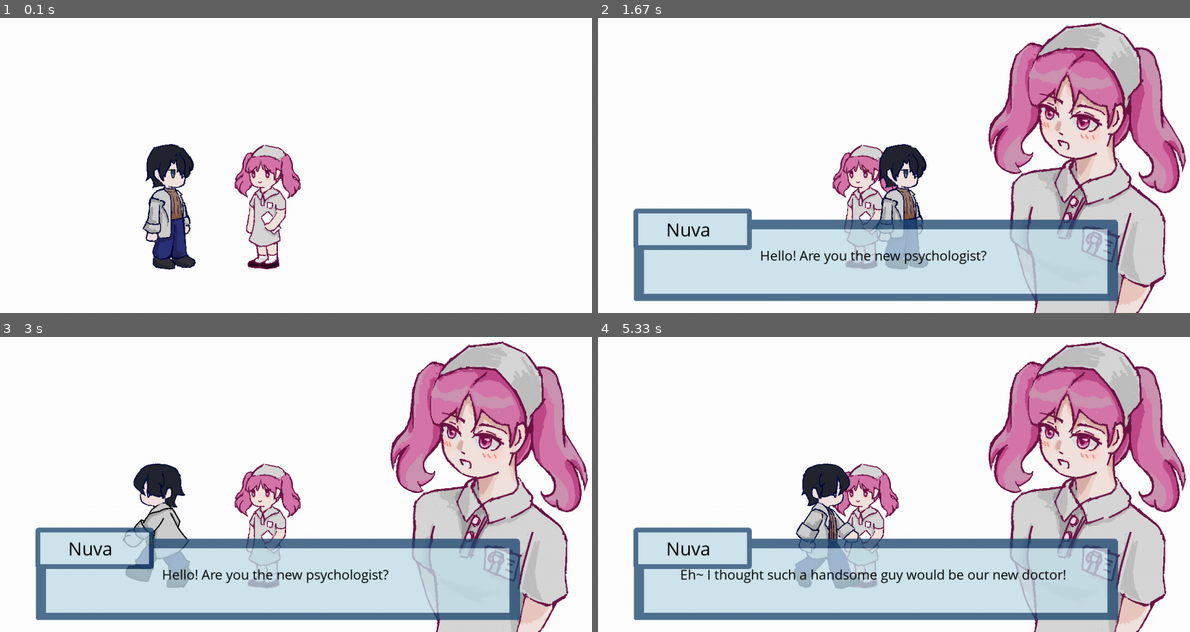
Above: before the commit, frames 1-4 (two rows, left to right).
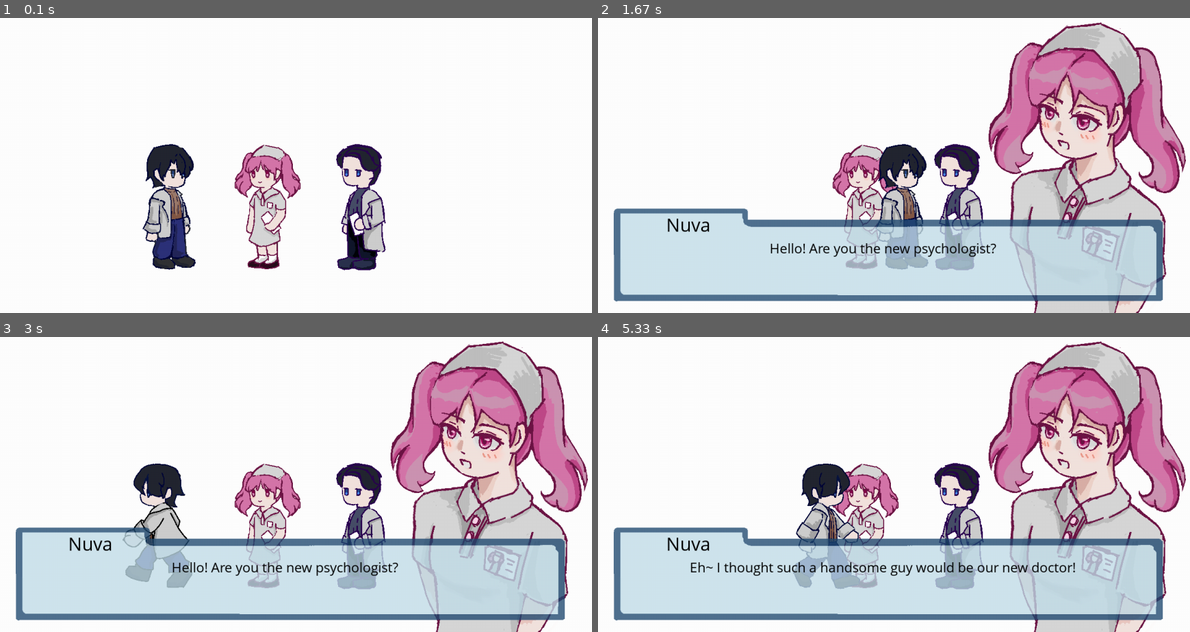
Above: after the commit, the same moments.

Repository: JoyYU271/2510-CSP1123-3-09
Game: pygame game, started from Dialogue.py
Same seed, same stepped clock (60 frames per second), same inputs: the game is played once before the commit and once after it.
Inputs:
- Up to frame 1 (0.1 s): no input
- Up to frame 2 (1.67 s): hold D 0.33-0.8 s; tap Space at 0.83 s; hold Space 1.17-1.63 s; hold D 1.17-1.63 s
- Up to frame 3 (3 s): hold A 1.67-2.13 s; hold A 2.17-2.7 s; hold A from 2.73 s (still down)
- Up to frame 4 (5.33 s): release A at 3.13 s; hold D 3.17-3.8 s; tap Space at 3.83, 4.57, 4.87, 5.07 s; tap E at 4.17 s; hold A 4.5-4.97 s; hold D from 5 s (still down)

The runs differ from the first frame. In frame 1, 2.6% of the frame differs, in the area x 56-66%, y 42-86%; in frame 2, 7.9%; in frame 3, 7.9%; in frame 4, 8.5%, in the area x 2-96%, y 42-97%.

Commit message:
add dialog dean

Diff:
--- a/Dialogue.py
+++ b/Dialogue.py
@@ -36,9 +36,22 @@
 class dialog:
     def __init__(self,npc,player):
         super().__init__()
-        self.dialog_box_img = pygame.image.load("picture/Character Dialogue/dialog box.png").convert_alpha()
+        self.dialog_box_img = pygame.image.load("picture/Character Dialogue/dialog boxxx.png").convert_alpha()
         self.dialog_box_img.set_alpha(200)
-        self.portrait = pygame.image.load("picture/Character Dialogue/Nurse.png").convert_alpha()
+
+        if npc.name == "Nuva":
+             self.portrait = pygame.image.load("picture/Character Dialogue/Nurse.png").convert_alpha()
+        elif npc.name == "Dean":
+            self.portrait = pygame.image.load("picture/Character Dialogue/Dean.png").convert_alpha()
+        elif npc.name == "Zheng":
+            self.portrait = pygame.image.load("picture/Character Dialogue/Patient1.png").convert_alpha()
+        elif npc.name == "Emma":
+            self.portrait = pygame.image.load("picture/Character Dialogue/Patient2.png").convert_alpha()
+        elif npc.name == "John":
+            self.portrait = pygame.image.load("picture/Character Dialogue/Patient3.png").convert_alpha()
+        elif npc.name == "Police":
+            self.portrait = pygame.image.load("picture/Character Dialogue/Police.png").convert_alpha()
+
         self.player_portrait = pygame.image.load("picture/Character Dialogue/Doctor.png").convert_alpha()
 
         self.player = player
@@ -49,9 +62,8 @@
      #dialogue setting
         self.current_story = "chapter_1" #default chapter
         self.story_data = self.npc_data.get(self.current_story,[])
-
-
         self.step = 0 # present current sentence
+        self.shown_dialogues = {}
 
 
 
@@ -65,11 +77,18 @@
         self.option_selected = 0
         self.talking = False # is it talking
 
+        self.key_w_released = True
+        self.key_s_released = True
+        self.key_e_released = True
+
+        self.shown_dialogues = {}
+
 
       # update dialog status
     def update(self):
         if self.talking and self.step < len(self.story_data):
              entry = self.story_data[self.step]
+
              text = entry.get("text","")
 
              if "choice" in entry :
@@ -109,14 +128,30 @@
 
            #calculate max midth for text inside
            #adjust values based on dialog box size
-           text_max_width = self.dialog_box_img.get_width() - 150 #50 pixel padding each side
+           text_max_width = self.dialog_box_img.get_width() - 300 #pixel padding each side
+
+           if speaker == "npc":
+                portrait = self.portrait
+                name_to_display = self.npc.name
+                portrait_pos =(dialog_x + 800,dialog_y - 400)
+           else:
+                portrait = self.player_portrait
+                name_to_display = "You"
+                portrait_pos = (dialog_x +20,dialog_y - 400)
+
+            #draw Character portraits
+           screen.blit(portrait,portrait_pos)
+
+           screen.blit(self.dialog_box_img, (dialog_x, dialog_y))
+
+              #draw Npc name above the small dialog box
+           name_to_display = self.npc.name if speaker == "npc" else self.player.name
+           draw_text(screen,name_to_display,40,(0,0,0),dialog_x + 200, dialog_y + 10)
 
            if "choice" in entry:
              max_options_display = 3
 
              dialog_center_x = dialog_x + self.dialog_box_img.get_width()// 2
-
-
 
              for i , option in enumerate(entry["choice"][:max_options_display]):
                      color = (255,0,0) if i == self.option_selected else (0,0,0)
@@ -124,28 +159,6 @@
                      if option_y < screen.get_height() - 40:
                       draw_text(screen, option["option"],30,color,dialog_center_x,option_y,center= True)
 
-
-           else:
-
-             if speaker == "npc":
-                portrait = self.portrait
-                name_to_display = self.npc.name
-                portrait_pos =(dialog_x + 800,dialog_y - 400)
-             else:
-                portrait = self.player_portrait
-                name_to_display = "You"
-                portrait_pos = (dialog_x +20,dialog_y - 400)
-
-           #draw Character portraits
-             screen.blit(portrait,portrait_pos)
-
-           #draw dialog box
-           screen.blit(self.dialog_box_img,(dialog_x,dialog_y))
-
-
-           #draw Npc name above the small dialog box
-           name_to_display = self.npc.name if speaker == "npc" else self.player.name
-           draw_text(screen,name_to_display,40,(0,0,0),dialog_x + 200 , dialog_y + 20)
 
            # words come out one by one effect
            current_time = pygame.time.get_ticks()
@@ -156,49 +169,61 @@
                      self.last_time = current_time
 
 
-           draw_text(screen,self.displayed_text,30,(0,0,0),dialog_x + self.dialog_box_img.get_width()//2 - 20 ,dialog_y + self.dialog_box_img.get_height()//2 ,center = True,max_width=text_max_width)
+           draw_text(screen,self.displayed_text,30,(0,0,0),dialog_x + self.dialog_box_img.get_width()//2  ,dialog_y + self.dialog_box_img.get_height()//2 - 15 ,center = True,max_width=text_max_width)
 
 
     def handle_option_selection(self,keys):
         if (self.talking and self.options and self.step <len(self.story_data) and self.letter_index >= len(self.story_data[self.step].get("text",""))):
                    option_key_pressed = False
-                   if keys[pygame.K_w]:
+                   if keys[pygame.K_w] and self.key_w_released:
                       self.option_selected = (self.option_selected - 1) % len(self.options)
-                      option_key_pressed = True
-
-                   if keys[pygame.K_s]:
+                      self.key_w_released = False
+                   if not keys[pygame.K_w]:
+                       self.key_w_released = True
+
+                   if keys[pygame.K_s] and self.key_s_released:
                       self.option_selected = (self.option_selected + 1) % len(self.options)
-                      option_key_pressed = True
-                   if keys[pygame.K_e]:
+                      self.key_s_released = False
+                   if not keys[pygame.K_s]:
+                       self.key_s_released = True
+
+                   if keys[pygame.K_e] and self.key_e_released:
                       selected_option = self.options[self.option_selected]
                       next_target = selected_option["next"]
 
                       if isinstance(next_target,int):
                          self.step = next_target
                       else:
-                         self.story_data = self.npc_data.get(next_target,[])
-                         self.step = 0
+                         self.load_dialogue(self.npc_name, next_target)
 
                       self.options =[]
                       self.reset_typing()
-                   if option_key_pressed:
-                       pygame.time.delay(50)
+                      self.key_e_released = False
+                   if not keys[pygame.K_e]:
+                       self.key_e_released = True
+
 
     def handle_space(self,keys):
          if not self.talking:
               self.talking = True
-              self.step = 0
-              self.reset_typing()
+
+              self.load_dialogue(self.npc_name,self.current_story)
               return
 
          if self.step <len(self.story_data):
               entry = self.story_data[self.step]
               text = entry.get("text","")
+              if "shown" in entry and entry["shown"] == False:
+                  dialogue_id = f"{self.npc_name}_{self.current_story}_{self.step}"
+                  self.shown_dialogues[dialogue_id] = True
+
+
 
               if self.letter_index <len (text):
                    self.letter_index = len(text)
                    self.displayed_text = text
 
+
               else:
                    if self.options:
                      pass
@@ -212,9 +237,12 @@
 
                           self.step = next_target
                       else:
+
+                          self.current_story = next_target
                           self.story_data = self.npc_data.get(next_target,[])
                           self.step = 0
-                      self.reset_typing()
+                          self.load_dialogue(self.npc_name, next_target)
+                          self.reset_typing()
 
                     else:
                         self.step += 1
@@ -223,6 +251,23 @@
                             self.step = 0
                         else:
                            self.reset_typing()
+
+    def load_dialogue(self,npc_name,chapter):
+        self.npc_name = npc_name
+        self.npc_data = all_dialogues.get(self.npc_name,{})
+        self.current_story = chapter
+        self.story_data = self.npc_data.get(self.current_story,[])
+
+        filtered_story_data = []
+        for i,entry in enumerate(self.story_data):
+            dialogue_id = f"{self.npc_name}_{self.current_story}_{i}"
+
+            if "shown" not in entry or entry["shown"] != False or dialogue_id not in self.shown_dialogues:
+                filtered_story_data.append(entry)
+
+        self.story_data = filtered_story_data
+        self.step = 0
+        self.reset_typing()
 
 
 
@@ -281,19 +326,70 @@
 
 
 
-#===========Nuva==============
+#===========NPCs==============
 
 class NPC(pygame.sprite.Sprite):
-    def __init__(self,x,y,name = "Nuva"):
+    def __init__(self,x,y,name,image_path = None):
         super().__init__()
-        self.image = pygame.image.load('picture/Character QQ/Nurse idle.png').convert_alpha()
+
+        if image_path is None:
+            if name == "Nuva":
+                image_path = 'picture/Character QQ/Nurse idle.png'
+            elif name == "Dean":
+                image_path = 'picture/Character QQ/Dean idle.png'
+            elif name == "Zheng":
+                image_path = 'picture/Character QQ/Zheng idle.png'
+            elif name =="Emma":
+                image_path = 'picture/Character QQ/Emma idle.png'
+            elif name == "John":
+                image_path = 'picture/Character QQ/John idle.png'
+            elif name =="Police":
+                image_path = 'picture/Character QQ/Police idle.png'
+
+
+        self.image = pygame.image.load(image_path).convert_alpha()
         self.world_pos = pygame.Vector2(x,y) #for world coordinate
         self.rect = self.image.get_rect()
         self.rect.center = (x,y)
         self.name = name
 
-npc = NPC(600,500)
-dialogue = dialog(npc,player)
+# to manage multiples NPCs
+class NPCManager:
+    def __init__(self):
+        self.npcs = []
+
+    def add_npc(self,npc):
+        self.npcs.append(npc)
+
+    def get_nearest_npc(self,player):
+        nearest_npc = None
+        min_distance = float('inf')
+
+        for npc in self.npcs:
+
+            if npc.rect.colliderect(player.rect):
+
+                dx = npc.rect.centerx - player.rect.centerx
+                dy = npc.rect.centery - player.rect.centery
+                distance = (dx**2 + dy**2)**0.5
+
+                if distance< min_distance:
+                    min_distance = distance
+                    nearest_npc = npc
+        return nearest_npc
+
+
+npc_manager = NPCManager()
+
+nuva = NPC(600,500,"Nuva")
+dean = NPC(800,500,"Dean")
+
+current_dialogue = None
+
+npc_manager.add_npc(nuva)
+npc_manager.add_npc(dean)
+
+current_dialogue = None
 
 
 run = True
@@ -302,32 +398,42 @@
           draw_bg(screen)
           is_moving = player.move(moving_left,moving_right)
           player.update_animation(is_moving)
-          screen.blit(npc.image,npc.rect)
+
+          for npc in npc_manager.npcs:
+              screen.blit(npc.image,npc.rect)
+
           player.draw(screen)
 
           moving_left,moving_right,run =  keyboard_input(moving_left, moving_right, run)
+
+
+          nearest_npc = npc_manager.get_nearest_npc(player)
 
           #=====space======
           keys = pygame.key.get_pressed()
-          if npc.rect.colliderect(player.rect) or dialogue.talking:
-
-           if keys[pygame.K_SPACE] and space_released:
-               space_released = False
-               dialogue.handle_space(keys)
-
-           dialogue.handle_option_selection(keys)
-
-
-           if not keys[pygame.K_SPACE]:
-                space_released = True
-          else :
-               dialogue.talking = False
-               dialogue.options =[]
-
-
-          if dialogue.talking:
-              dialogue.update()
-              dialogue.draw(screen)
+          if nearest_npc or (current_dialogue and current_dialogue.talking):
+              if nearest_npc and (current_dialogue is None or current_dialogue.npc != nearest_npc):
+                  current_dialogue = dialog(nearest_npc,player)
+
+              if keys[pygame.K_SPACE] and space_released:
+                  space_released = False
+                  if current_dialogue:
+                     current_dialogue.handle_space(keys)
+
+              if current_dialogue:
+                 current_dialogue.handle_option_selection(keys)
+
+
+              if not keys[pygame.K_SPACE]:
+                  space_released = True
+          elif current_dialogue:
+               current_dialogue.talking = False
+               current_dialogue.options = []
+
+
+          if current_dialogue and current_dialogue.talking:
+              current_dialogue.update()
+              current_dialogue.draw(screen)
 
           pygame.display.update()
           clock.tick(FPS)
--- a/NPC_dialog/NPC.json
+++ b/NPC_dialog/NPC.json
@@ -30,11 +30,92 @@
     ],
 
     "chapter_1_common":[
-        {"speaker" :"npc","text":"I’m Nuva, the receptionist nurse. If you have any questions, feel free to ask me—your senior!"},
-        {"speaker" :"player","text":"Got it."},
-        {"speaker" :"npc","text":"Oh, by the way, already have a patient booked a session with you for today. She is waiting in your office, you can head over when you are ready"}
+        {"speaker" :"npc","text":"I’m Nuva, the receptionist nurse. If you have any questions, feel free to ask me—your senior!","shown": false},
+        {"speaker" :"player","text":"Got it.","shown": false},
+        {"speaker" :"npc","text":"Oh, by the way, already have a patient booked a session with you for today."},
+        {"speaker" :"npc","text":"She is waiting in your office, you can head over when you are ready"}
+
 
 
     ]
- }
+ },
+  "Dean":{
+    "chapter_1":[
+        {"speaker" :"player","text":"(So this is the clinic…...)","shown": false},
+        {"speaker" :"npc","text":"It is 8:10 a.m. You're 50 minutes early.","shown": false},
+        {"speaker" :"player","text":"I just wanted to familiarize myself with the environment…...Father.","shown": false},
+        {"speaker" :"narrator","text":"(When you called him 'Father' you notice his brow furrow slightly.)","shown": false},
+        {"speaker" :"npc","text":"In the clinic, we are considered superior and subordinate. Try not to call me ‘Father’ here.","shown": false},
+        {"speaker" :"npc","text":"I should go now, I have a meeting to attend. Feel free to look around your own.","shown": false},
+        {"speaker" :"narrator","text":"(He exits the clinic.)","shown": false},
+        {"speaker" :"player","text":"(Before exploring, I should send a message to mom.)","shown": false},
+        {"speaker" :"player","text":"(You take out your phone and open the chat with your mother.)","shown": false},
+        {"speaker" :"narrator","text":"(However,the chat is filled with your own messages.She doesn't read or reply to them.) ","shown": false},
+        {"speaker" :"narrator","text":"(You have had been in the habit of updating her ever since your father said she left home.)","shown": false},
+        {"speaker" :"narrator","text":"(From what you ate for lunch, to the friends you've made or your choice of major—every little story is in this chat.)","shown": false},
+        {"speaker" :"narrator","text":"(What you truly hope for, is her response, and maybe an explanation, nothing more.)","shown": false},
+        {"speaker" :"narrator","text":"(You type in the chat box:)","shown": false},
+        {"speaker" :"player","text":"Today is my first day at work.","shown": false},
+        {"speaker" :"player","text":"Finally, I've become a doctor, like Father.","shown": false},
+        {"speaker" :"player","text":"Would you be proud of me, Mom?","shown": false},
+        {"speaker" :"narrator","text":"(......)","shown": false},
+        {"speaker" :"narrator","text":"(You stare at the unanswered chat for a few seconds then put your phone back to pocket.)","shown": false},
+        {"speaker" :"player","text":"Maybe I should walk around clinic first.","shown": false}
+
+    ]
+  },
+  "Zheng":{
+    "chapter_1":[
+        {"speaker" :"player","text":"Sorry for the wait. I’m your scheduled psychologist. You’re Ms. Zheng, right?","shown": false},
+        {"speaker" :"narrator","text":"(You see she sitting upright and nod.)","shown": false},
+        {"speaker" :"npc","text":"Yes, hello.","shown": false},
+        {"speaker" :"player","text":"Alright, Ms. Zheng. First, we will start with getting to know you and understanding your situation.","shown": false},
+        {"speaker" :"player","text":"Feel free to talk about whatever has brought you here—there’s no need to hold back. Where would you like to start?","shown": false},
+        {"speaker" :"narrator","text":"(She sighs, a mixture of resignation and relief.)","shown": false},
+        {"speaker" :"npc","text":"......I've always felt like I have to do everything perfectly.","shown": false},
+        {"speaker" :"npc","text":" So at work, I strive for perfection, but instead of improving outcomes, it just.....slows me down.","shown": false},
+        {"speaker" :"player","text":"You mentioned that 'striving for perfection has impacted your efficiency'. Can you describe a recent example?","shown": false},
+        {"speaker" :"npc","text":"Last week, while working on a proposal, I spent nearly four hours tweaking minor details. ","shown": false},
+        {"speaker" :"npc","text":"It was already finished, but I kept trying to make it more polished and professional","shown": false},
+        {"speaker" :"npc","text":" I ended up staying up until early morning, which affected my performance at the meeting the next day.","shown": false},
+        {"speaker" :"player","text":"During that process, how do you feel on your body and emotions react?","shown": false},
+        {"speaker" :"npc","text":"......When during that time, my heart was racing, hands trembled uncontrollably, and I felt overwhelming tension.","shown": false},
+        {"speaker" :"player","text":"Did any specific thoughts cross your mind? Like, 'If I don’t make this perfect, then…'?","shown": false},
+        {"speaker" :"narrator","text":"(She closes her eyes, brows slightly furrowed, as if resisting an admission. But after a pause, she nods.)","shown": false},
+        {"speaker" :"npc","text":"...…Yes. I thought, “If this proposal isn’t perfect and something goes wrong, it could stain my entire career.”","shown": false},
+        {"speaker" :"npc","text":" Just thinking about that will made me feel awful","shown": false},
+        {"speaker" :"player","text":"(Perfectionism-induced anxiety. CBT (Cognitive Behavioral Therapy) might be an appropriate and effective approach here.)","shown": false},
+        {"speaker" :"narrator","text":"(Cognitive behavioral therapy (CBT) is a form of psychological treatment that has been demonstrated to be effective for a range of problems","shown": false},
+        {"speaker" :"narrator","text":" including depression, anxiety disorders, alcohol and drug use problems, marital problems, eating disorders, and severe mental illness. )","shown": false},
+        {"speaker" :"narrator","text":"(CBT treatment usually involves efforts to change thinking patterns. )","shown": false},
+        {"speaker" :"npc","text":"I heard that this clinic have some kind of machine here which can treat psychological problems. Can that fix mine directly?","shown": false},
+        {"speaker" :"player","text":"(Wait a minute—this isn’t where I expected the session to go. But…...I did forget about machine.)","shown": false},
+        {"speaker" :"player","text":"Yes, that 'helmet' on my desk is the machine. It can access to a person's subconscious and view past memories.","shown": false},
+        {"speaker" :"npc","text":"All memories?","shown": false},
+        {"speaker" :"player","text":"No, only those relevant to your anxiety.","shown": false},
+        {"speaker" :"npc","text":"How does viewing memories relate to treatment?","shown": false},
+        {"speaker" :"player","text":"(Her tone makes me feel like I’m being interrogated by a superior......) ","shown": false},
+        {"speaker" :"player","text":"The memories help identify the root cause. The actual treatment involves 'activities' within the subconscious.","shown": false},
+        {"speaker" :"player","text":"It’s a process of memory restructuring. By preserving or destroying emotional anchors, we can rapidly relieve symptoms.","shown": false},
+        {"speaker" :"player","text":"But also there is a chance of failure","shown": false},
+        {"speaker" :"player","text":"It’s not a conventional therapy method. Are you sure about this approach? I believe a gentler method might be more suitable.....","shown": false},
+        {"speaker" :"npc","text":"No, I choose this one. I need a quick way to completely solve the problem.","shown": false},
+        {"speaker" :"player","text":"......","shown": false},
+        {"speaker" :"player","text":"I understand your desire to recover quickly. But please read this consent form carefully before making a final decision","shown": false},
+        {"speaker" :"narrator","text":"(You hand her the consent form about machine.)","shown": false},
+        {"speaker" :"narrator","text":"(She takes it, adjusts her glasses, and reads it intently.)","shown": false},
+        {"speaker" :"narrator","text":"(After a moment, she looks up.)","shown": false},
+        {"speaker" :"npc","text":"I’ve read it. I’m willing to accept the risks. Just need to sign here, right?","shown": false},
+        {"speaker" :"player","text":"Right. Once you sign, I’ll prepare the treatment.","shown": false},
+        {"speaker" :"narrator","text":"(She signs without hesitation and returns the form to you.)","shown": false},
+        {"speaker" :"player","text":"(Alright, let’s begin.)","shown": false},
+        {"next":"chapter_1_common"}
+
+    ],
+
+    "chapter_1_common":[
+        {"speaker" :"player","text":"(I’ve finished speaking with the patient. Time to begin treatment using the machine.)"}
+    ]
+  }
+
 }
Binary file added: picture/Character Dialogue/dialog boxxx.png
